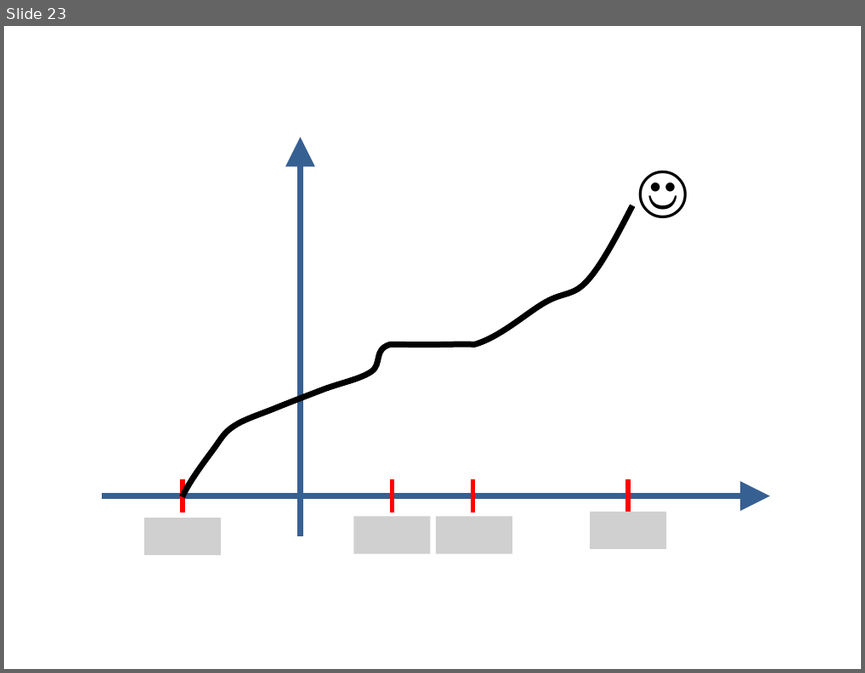
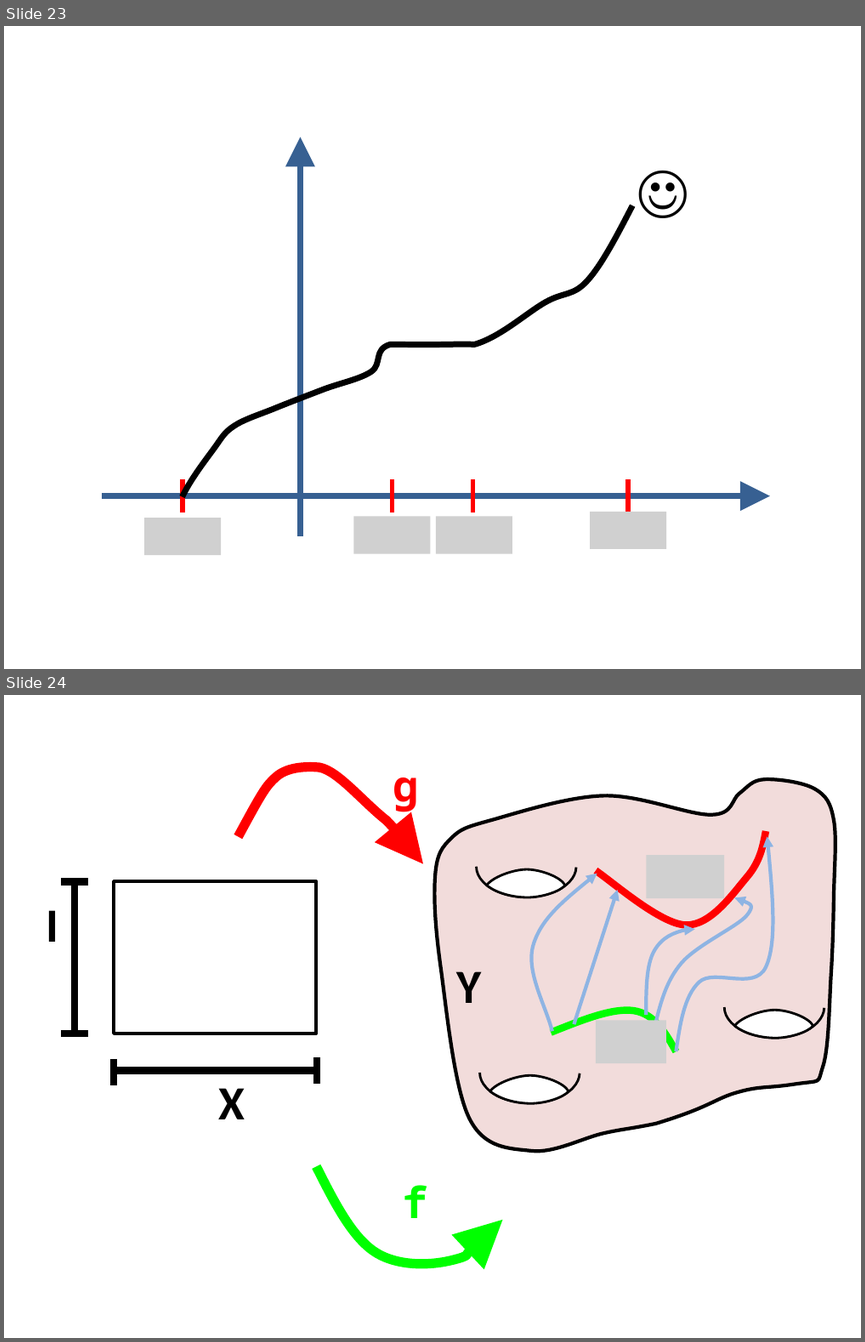
Before and after one commit to lutteropp/GeoTopo, a slide deck: images/Bilder.pptx. Shown one above the other, each under a label of ours: slide 23 before the commit, slides 23 and 24 after it. The pictures are 865x673 and 865x1342 pixels, drawn with LibreOffice and Linux fonts; fonts in the diff are those of the drawing; grey boxes stand for pictures. Boxes give left, top, right and bottom in pixels: in the first picture for what was removed or moved away, otherwise in the second. Text is boxed around its words. In the diff, an @@ line names an element or a change of style, - is before the commit and + after.

```diff
--- a/images/Bilder.pptx
+++ b/images/Bilder.pptx
@@ slide 24 added at box(4, 695, 861, 1338), background #FFFFFF @@
@@ freeform shape added at box(238, 767, 423, 864), outline #FF0000 8 pt @@
@@ text added at box(393, 777, 419, 813), 36 pt, text #FF0000, bold @@
+g
@@ freeform shape added at box(434, 779, 835, 1151), fill #F2DCDB, outline #000000 3 pt @@
@@ arc (boxed as its full ellipse) added at box(476, 836, 576, 897), outline #000000 2 pt @@
@@ freeform shape added at box(596, 831, 765, 925), outline #FF0000 6 pt @@
@@ freeform shape added at box(676, 836, 772, 1051), outline #8EB4E3 3 pt @@
@@ freeform shape added at box(487, 869, 565, 897), fill #FFFFFF, outline #000000 2 pt @@
@@ picture added at box(646, 855, 724, 898) @@
@@ line added from (88, 882) to (62, 882), #000000 6 pt @@
@@ line added from (75, 882) to (75, 1033), #000000 6 pt @@
@@ rectangle added at box(114, 882, 316, 1033), outline #000000 3 pt @@
@@ freeform shape added at box(531, 873, 597, 1031), outline #8EB4E3 3 pt @@
@@ freeform shape added at box(574, 890, 618, 1024), outline #8EB4E3 3 pt @@
@@ freeform shape added at box(655, 898, 749, 1023), outline #8EB4E3 3 pt @@
@@ text added at box(46, 910, 59, 941), 40 pt, text #000000, bold @@
+I
@@ freeform shape added at box(646, 929, 694, 1015), outline #8EB4E3 3 pt @@
@@ text added at box(457, 971, 482, 1003), 40 pt, text #000000, bold @@
+Y
@@ arc (boxed as its full ellipse) added at box(725, 977, 825, 1038), outline #000000 2 pt @@
@@ freeform shape added at box(551, 1010, 676, 1051), outline #00FF00 6 pt @@
@@ picture added at box(596, 1020, 665, 1062) @@
@@ freeform shape added at box(735, 1009, 814, 1038), fill #FFFFFF, outline #000000 2 pt @@
@@ line added from (88, 1033) to (62, 1033), #000000 6 pt @@
@@ arc (boxed as its full ellipse) added at box(479, 1042, 579, 1103), outline #000000 2 pt @@
@@ line added from (114, 1058) to (114, 1086), #000000 6 pt @@
@@ line added from (316, 1071) to (114, 1071), #000000 6 pt @@
@@ line added from (317, 1056) to (317, 1084), #000000 6 pt @@
@@ freeform shape added at box(490, 1076, 568, 1104), fill #FFFFFF, outline #000000 2 pt @@
@@ text added at box(219, 1088, 245, 1119), 40 pt, text #000000, bold @@
+X
@@ freeform shape added at box(316, 1166, 502, 1264), outline #00FF00 8 pt @@
@@ text added at box(403, 1185, 428, 1218), 36 pt, text #00FF00, bold @@
+f
```
Also in this commit, not shown: 1 slide changed, 9 other slides added, 13 other files.
